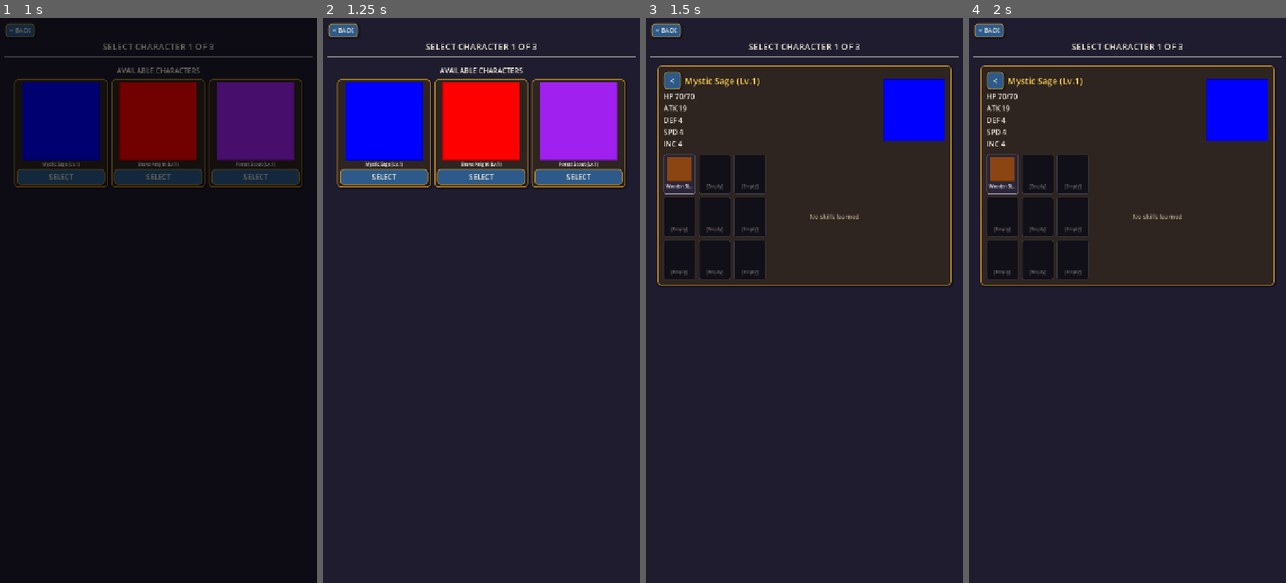
Above: before the commit, frames 1-4 (left to right).
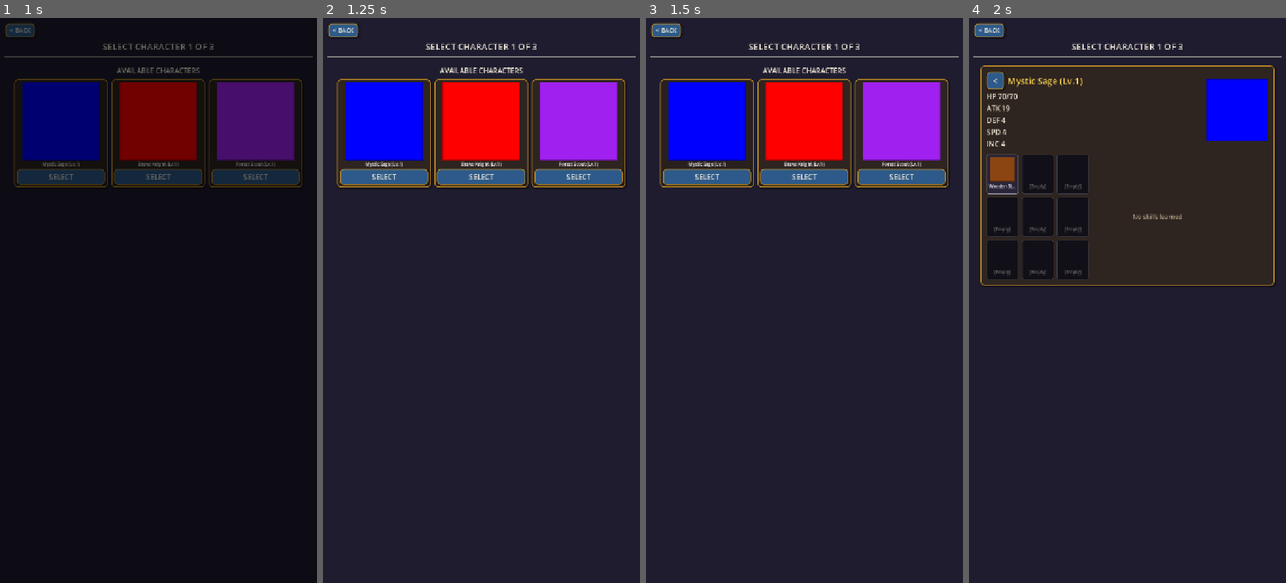
Above: after the commit, the same moments.

Repository: glenncj3/six-strong
Game: Godot game, scene res://scenes/main.tscn
Two runs of this game, one before a commit and one after it. Both use one fixed random seed, a clock stepped at 60 frames per second and the inputs below.
Inputs (mouse positions are in pixels of both pictures, inside the frame that each line leads up to):
- Up to frame 1 (1 s): click "PLAY" at 0.5 s
- Up to frame 2 (1.25 s): no input
- Up to frame 3 (1.5 s): tap Enter at 1.25 s; move the mouse to (706, 131) at 1.27 s; hold D from 1.28 s (still down); tap G at 1.35 s; click (706, 131) at 1.42 s
- Up to frame 4 (2 s): keep holding D

Frames 1-2 are identical in both runs. In frame 3, 16% of the frame differs, in the area x 3-97%, y 8-48%; in frame 4, nothing differs.

Commit message:
adding hover VFX to characters

Diff:
--- a/auto-battle-journey/scenes/components/character_card.gd
+++ b/auto-battle-journey/scenes/components/character_card.gd
@@ -20,11 +20,68 @@
 var character_data: Dictionary = {}
 var clickable: bool = true
 var current_size: UIScaler.CardSize = UIScaler.CardSize.NORMAL
+var _styles: Dictionary = {}
+var _is_hovered: bool = false
+var _is_pressed: bool = false
 
 
 func _ready() -> void:
+	# Allow parent to receive hover events by making display children transparent to mouse
+	_set_children_mouse_filter_ignore()
+
 	if clickable:
 		gui_input.connect(_on_gui_input)
+		mouse_entered.connect(_on_mouse_entered)
+		mouse_exited.connect(_on_mouse_exited)
+	_init_styles()
+
+
+func _set_children_mouse_filter_ignore() -> void:
+	# All child Control nodes default to MOUSE_FILTER_STOP in Godot 4.x,
+	# which blocks mouse events from reaching the parent PanelContainer.
+	# Set ALL children (containers AND leaves) to IGNORE so hover/click events propagate.
+	margin_container.mouse_filter = Control.MOUSE_FILTER_IGNORE
+	vbox.mouse_filter = Control.MOUSE_FILTER_IGNORE
+	portrait.mouse_filter = Control.MOUSE_FILTER_IGNORE
+	name_label.mouse_filter = Control.MOUSE_FILTER_IGNORE
+	stats_container.mouse_filter = Control.MOUSE_FILTER_IGNORE
+	for label in stats_container.get_children():
+		if label is Label:
+			label.mouse_filter = Control.MOUSE_FILTER_IGNORE
+
+
+func _init_styles() -> void:
+	_styles = UIStyles.create_clickable_panel_styles(
+		GameConstants.COLOR_PANEL_DARK,
+		GameConstants.COLOR_PANEL_DARK.lightened(0.15),
+		GameConstants.COLOR_PANEL_DARK.darkened(0.1)
+	)
+	_apply_state_style()
+
+
+func _on_mouse_entered() -> void:
+	_is_hovered = true
+	_apply_state_style()
+
+
+func _on_mouse_exited() -> void:
+	_is_hovered = false
+	_is_pressed = false
+	_apply_state_style()
+
+
+func _apply_state_style() -> void:
+	if _styles.is_empty() or not clickable:
+		return
+	var style: StyleBoxFlat
+	if _is_pressed and _is_hovered:
+		style = _styles.get("pressed", _styles.get("normal"))
+	elif _is_hovered:
+		style = _styles.get("hover", _styles.get("normal"))
+	else:
+		style = _styles.get("normal")
+	if style:
+		add_theme_stylebox_override("panel", style)
 
 
 func setup(char_data: Dictionary, with_equipped_items: bool = false) -> void:
@@ -64,12 +121,27 @@
 	"""Enable or disable click interaction."""
 	clickable = enabled
 	mouse_filter = MOUSE_FILTER_STOP if enabled else MOUSE_FILTER_IGNORE
+	if enabled and not mouse_entered.is_connected(_on_mouse_entered):
+		mouse_entered.connect(_on_mouse_entered)
+		mouse_exited.connect(_on_mouse_exited)
+	elif not enabled:
+		if mouse_entered.is_connected(_on_mouse_entered):
+			mouse_entered.disconnect(_on_mouse_entered)
+			mouse_exited.disconnect(_on_mouse_exited)
+	_apply_state_style()
 
 
 func _on_gui_input(event: InputEvent) -> void:
 	if event is InputEventMouseButton:
-		if event.pressed and event.button_index == MOUSE_BUTTON_LEFT:
-			card_clicked.emit(character_data)
+		if event.button_index == MOUSE_BUTTON_LEFT:
+			if event.pressed:
+				_is_pressed = true
+				_apply_state_style()
+			else:
+				if _is_pressed and _is_hovered:
+					card_clicked.emit(character_data)
+				_is_pressed = false
+				_apply_state_style()
 
 
 func highlight(enabled: bool) -> void:
@@ -99,8 +171,8 @@
 		UIScaler.CardSize.MINI:
 			_apply_mini_size()
 
-	# Apply fantasy panel styling
-	UIStyles.apply_panel_style(self, UIStyles.create_dark_panel())
+	# Apply panel styling with hover support
+	_apply_state_style()
 
 
 func _apply_normal_size() -> void:
--- a/auto-battle-journey/scenes/components/character_tile.gd
+++ b/auto-battle-journey/scenes/components/character_tile.gd
@@ -12,11 +12,63 @@
 
 var char_instance: CharacterInstance = null
 var clickable: bool = true
+var _styles: Dictionary = {}
+var _is_hovered: bool = false
+var _is_pressed: bool = false
 
 
 func _ready() -> void:
+	# Allow parent to receive hover events by making display children transparent to mouse
+	_set_children_mouse_filter_ignore()
+
 	gui_input.connect(_on_gui_input)
-	UIStyles.apply_panel_style(self, UIStyles.create_dark_panel())
+	mouse_entered.connect(_on_mouse_entered)
+	mouse_exited.connect(_on_mouse_exited)
+	_init_styles()
+
+
+func _init_styles() -> void:
+	_styles = UIStyles.create_clickable_panel_styles(
+		GameConstants.COLOR_PANEL_DARK,
+		GameConstants.COLOR_PANEL_DARK.lightened(0.15),
+		GameConstants.COLOR_PANEL_DARK.darkened(0.1)
+	)
+	_apply_state_style()
+
+
+func _on_mouse_entered() -> void:
+	_is_hovered = true
+	_apply_state_style()
+
+
+func _on_mouse_exited() -> void:
+	_is_hovered = false
+	_is_pressed = false
+	_apply_state_style()
+
+
+func _apply_state_style() -> void:
+	if _styles.is_empty() or not clickable:
+		return
+	var style: StyleBoxFlat
+	if _is_pressed and _is_hovered:
+		style = _styles.get("pressed", _styles.get("normal"))
+	elif _is_hovered:
+		style = _styles.get("hover", _styles.get("normal"))
+	else:
+		style = _styles.get("normal")
+	if style:
+		add_theme_stylebox_override("panel", style)
+
+
+func _set_children_mouse_filter_ignore() -> void:
+	# All child Control nodes default to MOUSE_FILTER_STOP in Godot 4.x,
+	# which blocks mouse events from reaching the parent PanelContainer.
+	# Set ALL children (containers AND leaves) to IGNORE so hover/click events propagate.
+	margin_container.mouse_filter = Control.MOUSE_FILTER_IGNORE
+	vbox.mouse_filter = Control.MOUSE_FILTER_IGNORE
+	portrait.mouse_filter = Control.MOUSE_FILTER_IGNORE
+	name_label.mouse_filter = Control.MOUSE_FILTER_IGNORE
 
 
 func setup(character_instance: CharacterInstance, tile_size: float) -> void:
@@ -61,8 +113,15 @@
 	if not clickable:
 		return
 	if event is InputEventMouseButton:
-		if event.pressed and event.button_index == MOUSE_BUTTON_LEFT:
-			tile_clicked.emit(char_instance)
+		if event.button_index == MOUSE_BUTTON_LEFT:
+			if event.pressed:
+				_is_pressed = true
+				_apply_state_style()
+			else:
+				if _is_pressed and _is_hovered:
+					tile_clicked.emit(char_instance)
+				_is_pressed = false
+				_apply_state_style()
 
 
 func highlight(enabled: bool) -> void:
--- a/auto-battle-journey/scenes/components/item_slot.gd
+++ b/auto-battle-journey/scenes/components/item_slot.gd
@@ -16,8 +16,21 @@
 
 
 func _ready() -> void:
+	# Allow parent to receive hover events by making display children transparent to mouse
+	_set_children_mouse_filter_ignore()
+
 	if clickable:
 		gui_input.connect(_on_gui_input)
+
+
+func _set_children_mouse_filter_ignore() -> void:
+	# All child Control nodes default to MOUSE_FILTER_STOP in Godot 4.x,
+	# which blocks mouse events from reaching the parent PanelContainer.
+	# Set ALL children (containers AND leaves) to IGNORE so hover/click events propagate.
+	margin_container.mouse_filter = Control.MOUSE_FILTER_IGNORE
+	vbox.mouse_filter = Control.MOUSE_FILTER_IGNORE
+	item_icon.mouse_filter = Control.MOUSE_FILTER_IGNORE
+	item_name.mouse_filter = Control.MOUSE_FILTER_IGNORE
 
 
 func setup(item_id: String = "") -> void:
--- a/auto-battle-journey/scenes/components/skill_icon.gd
+++ b/auto-battle-journey/scenes/components/skill_icon.gd
@@ -9,6 +9,21 @@
 
 var skill_id: String = ""
 var is_compact: bool = false
+
+
+func _ready() -> void:
+	# Allow parent to receive hover events by making display children transparent to mouse
+	_set_children_mouse_filter_ignore()
+
+
+func _set_children_mouse_filter_ignore() -> void:
+	# All child Control nodes default to MOUSE_FILTER_STOP in Godot 4.x,
+	# which blocks mouse events from reaching the parent PanelContainer.
+	# Set ALL children (containers AND leaves) to IGNORE so hover/click events propagate.
+	margin_container.mouse_filter = Control.MOUSE_FILTER_IGNORE
+	vbox.mouse_filter = Control.MOUSE_FILTER_IGNORE
+	icon.mouse_filter = Control.MOUSE_FILTER_IGNORE
+	skill_name.mouse_filter = Control.MOUSE_FILTER_IGNORE
 
 
 func setup(skill_data_id: String) -> void:
--- /dev/null
+++ b/auto-battle-journey/tests/test_character_card_hover.gd
@@ -0,0 +1,147 @@
+extends SceneTree
+# Standalone test for CharacterCard hover functionality
+# Run with: godot --headless --script res://tests/test_character_card_hover.gd
+
+var card_scene = preload("res://scenes/components/character_card.tscn")
+var tests_passed := 0
+var tests_failed := 0
+
+
+func _init():
+	# Need to wait for tree to be ready
+	call_deferred("_run_tests")
+
+
+func _run_tests():
+	print("\n========================================")
+	print("CharacterCard Hover Investigation Tests")
+	print("========================================\n")
+
+	_test_child_nodes_have_blocking_mouse_filter()
+	_test_hover_state_not_triggered_initially()
+	_test_manual_hover_call_works()
+	_test_styles_are_initialized()
+	_test_hover_style_differs_from_normal()
+
+	print("\n========================================")
+	print("Results: %d passed, %d failed" % [tests_passed, tests_failed])
+	print("========================================\n")
+
+	quit(tests_failed)
+
+
+func _create_card() -> Node:
+	var card = card_scene.instantiate()
+	root.add_child(card)
+	# Use a character that exists in game data
+	card.setup({"id": "char_warrior_001", "prestige": 1, "experience": 0, "equipped_items": []}, false)
+	card.set_card_size(UIScaler.CardSize.SMALL)
+	card.set_clickable(true)
+	return card
+
+
+func _test_child_nodes_have_blocking_mouse_filter():
+	print("TEST 1: All child nodes have IGNORE mouse_filter (fix is applied)")
+	var card = _create_card()
+
+	var margin = card.get_node("MarginContainer")
+	var vbox = card.get_node("MarginContainer/VBoxContainer")
+	var portrait = card.get_node("MarginContainer/VBoxContainer/Portrait")
+	var name_label = card.get_node("MarginContainer/VBoxContainer/NameLabel")
+	var stats = card.get_node("MarginContainer/VBoxContainer/StatsContainer")
+
+	# MOUSE_FILTER_STOP = 0, MOUSE_FILTER_PASS = 1, MOUSE_FILTER_IGNORE = 2
+	var all_correct = true
+
+	for node_info in [
+		["MarginContainer", margin],
+		["VBoxContainer", vbox],
+		["Portrait", portrait],
+		["NameLabel", name_label],
+		["StatsContainer", stats]
+	]:
+		var node_name = node_info[0]
+		var node = node_info[1]
+		if node.mouse_filter == Control.MOUSE_FILTER_IGNORE:
+			_pass("%s has MOUSE_FILTER_IGNORE" % node_name)
+		else:
+			_fail("%s has filter=%d (expected IGNORE=2)" % [node_name, node.mouse_filter])
+			all_correct = false
+
+	card.queue_free()
+
+
+func _test_hover_state_not_triggered_initially():
+	print("\nTEST 2: Hover state is false initially")
+	var card = _create_card()
+
+	if card._is_hovered == false:
+		_pass("_is_hovered is false initially")
+	else:
+		_fail("_is_hovered should be false initially")
+
+	card.queue_free()
+
+
+func _test_manual_hover_call_works():
+	print("\nTEST 3: Manual _on_mouse_entered() call works")
+	var card = _create_card()
+
+	card._on_mouse_entered()
+
+	if card._is_hovered == true:
+		_pass("_on_mouse_entered() sets _is_hovered to true")
+	else:
+		_fail("_on_mouse_entered() did not set _is_hovered")
+
+	card.queue_free()
+
+
+func _test_styles_are_initialized():
+	print("\nTEST 4: Styles dictionary is initialized")
+	var card = _create_card()
+
+	var has_styles = not card._styles.is_empty()
+	var has_normal = card._styles.has("normal")
+	var has_hover = card._styles.has("hover")
+	var has_pressed = card._styles.has("pressed")
+
+	if has_styles and has_normal and has_hover and has_pressed:
+		_pass("All styles (normal, hover, pressed) are initialized")
+	else:
+		_fail("Missing styles - empty:%s normal:%s hover:%s pressed:%s" % [
+			not has_styles, not has_normal, not has_hover, not has_pressed
+		])
+
+	card.queue_free()
+
+
+func _test_hover_style_differs_from_normal():
+	print("\nTEST 5: Hover style differs from normal style")
+	var card = _create_card()
+
+	var normal_style: StyleBoxFlat = card._styles.get("normal")
+	var hover_style: StyleBoxFlat = card._styles.get("hover")
+
+	var bg_differs = normal_style.bg_color != hover_style.bg_color
+	var border_differs = normal_style.border_color != hover_style.border_color
+
+	print("  Normal bg: %s, Hover bg: %s" % [normal_style.bg_color, hover_style.bg_color])
+	print("  Normal border: %s, Hover border: %s" % [normal_style.border_color, hover_style.border_color])
+
+	if bg_differs and border_differs:
+		_pass("Hover style has different colors than normal")
+	else:
+		_fail("Hover style colors should differ - bg:%s border:%s" % [bg_differs, border_differs])
+
+	card.queue_free()
+
+
+func _pass(msg: String):
+	tests_passed += 1
+	print("  ✓ PASS: %s" % msg)
+
+
+func _fail(msg: String):
+	tests_failed += 1
+	print("  ✗ FAIL: %s" % msg)
Not shown, added: auto-battle-journey/tests/test_character_card_hover.gd.uid
